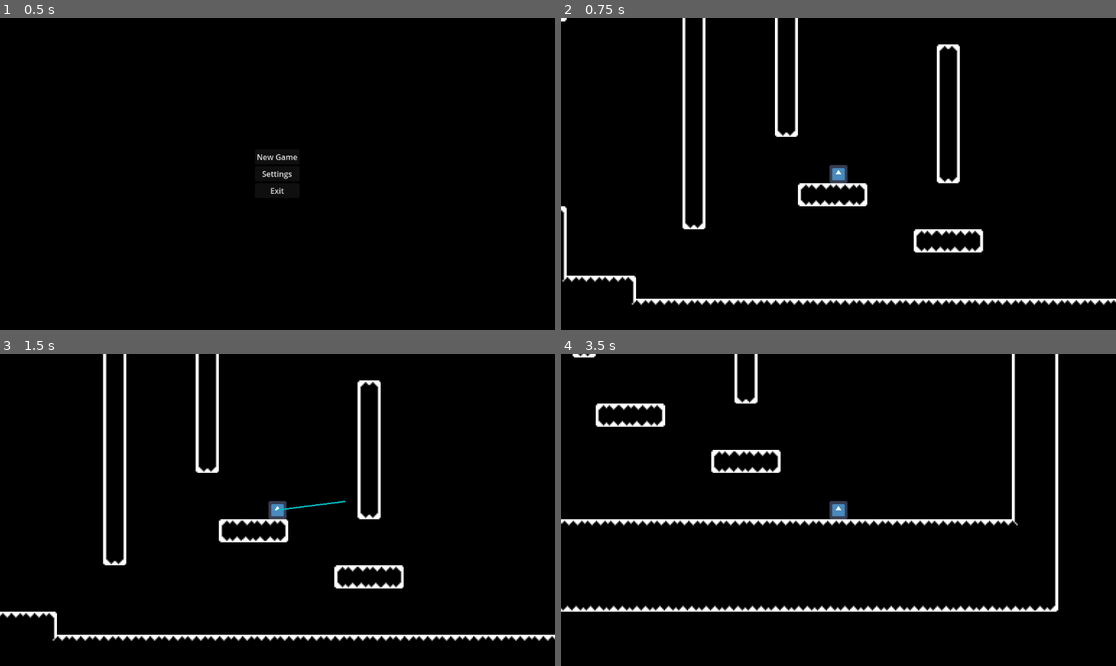
Above: before the commit, frames 1-4 (two rows, left to right).
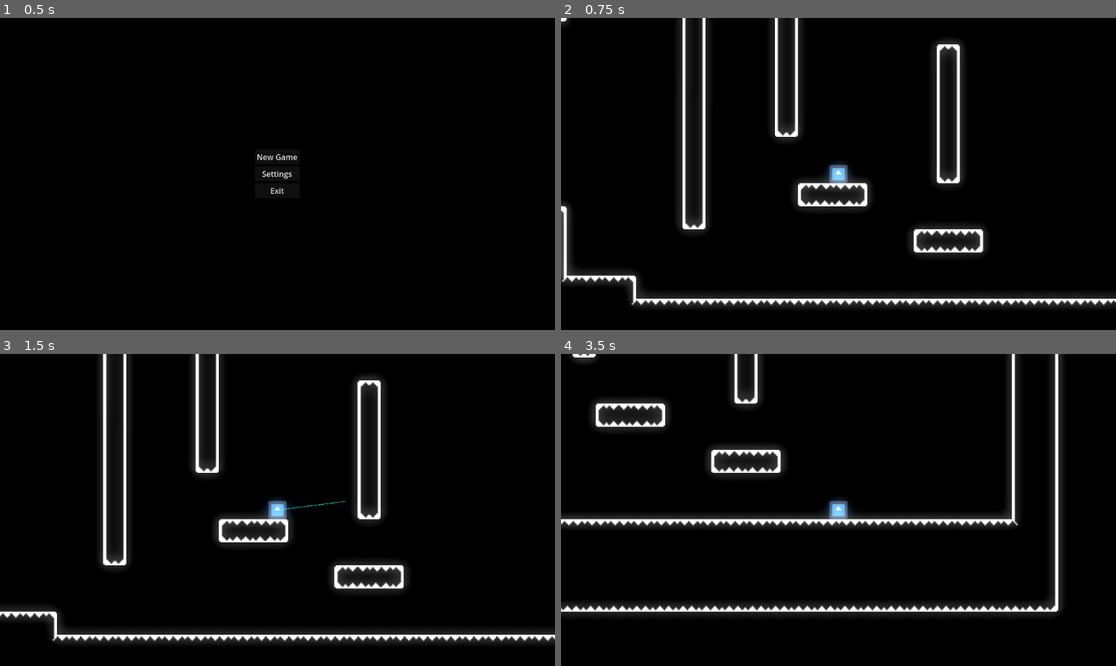
Above: after the commit, the same moments.

Repository: humangrass/cybergirl
Game: Godot game, scene res://scenes/interfaces/main_menu/main_menu.tscn
Two runs of this game, one before a commit and one after it. Both use one fixed random seed, a clock stepped at 60 frames per second and the inputs below. The engine's default icon, where the game draws it, is replaced by a stand-in: a white triangle on a blue panel in a dark square.
Inputs (mouse positions are in pixels of both pictures, inside the frame that each line leads up to):
- Up to frame 1 (0.5 s): no input
- Up to frame 2 (0.75 s): click "New Game" at 0.5 s
- Up to frame 3 (1.5 s): tap Enter at 1.25 s; move the mouse to (399, 494) at 1.27 s; press the mouse at (399, 494) at 1.28 s; hold Right (ui_right) from 1.28 s (still down)
- Up to frame 4 (3.5 s): move the mouse to (727, 525) at 2.02 s; release Right (ui_right) at 2.03 s; release the mouse at (727, 525) at 2.03 s; hold Down (ui_down) 2.03-2.78 s; click (727, 525) at 2.1 s; tap Space at 2.75 s; move the mouse to (894, 441) at 2.77 s; hold Right (ui_right) from 2.78 s (still down); hold E (next_scene) from 2.78 s (still down); click (894, 441) at 3.05 s

Frame 1 is identical in both runs. In frame 2, 9.5% of the frame differs, in the area x 0-100%, y 0-93%; in frame 3, 9.0%; in frame 4, 9.1%.

Commit message:
laser beam - добавил частицы и улучшил появление

Diff:
--- a/characters/common/attack/laser/laser_beam.gd
+++ b/characters/common/attack/laser/laser_beam.gd
@@ -1,5 +1,7 @@
 extends RayCast2D
 
+@export var max_line_width : float = 20
+@export var min_line_width : float = 3
 @export var max_length : float = 4000
 @export var animation_duration : float = 0.5
 @export var slowdown_factor : float = 4
@@ -8,23 +10,29 @@
 @onready var line : Line2D = $Line2D
 @onready var end : Marker2D = $Marker2D
 
+@onready var collision_particles = $CollisionParticles
+@onready var is_emmiting : bool = false
 var animation_timer : float
 var current_length : float
-
 
 func _ready():
 	line.hide()
 	line.points = [10, 100]
+	line.width = min_line_width
+	collision_particles.emitting = false
 
 func _process(delta: float) -> void:
-	handle_action()
+	handle_action(delta)
+	is_emmiting = is_colliding() and line.visible
+
 	if line.visible:
 		animation_timer += delta
 		var progress : float = animation_timer / animation_duration
 		if progress > 1:
 			progress = 1
 
-		var target : Vector2 = get_local_mouse_position().normalized() * current_length
+		var mouse_normal = get_local_mouse_position().normalized()
+		var target : Vector2 = mouse_normal * current_length
 		var cast_point : Vector2 = ray.target_position.lerp(target, delta * slowdown_factor)
 		ray.target_position = cast_point
 
@@ -35,13 +43,22 @@
 			current_length = lerp(0.0, max_length, progress)
 		line.points[1] = cast_point
 
+		collision_particles.process_material.direction = -Vector3(mouse_normal[0], mouse_normal[1], 0)
+		collision_particles.position = cast_point
+	collision_particles.emitting = is_emmiting
 
-func handle_action():
+
+func handle_action(delta):
 	if Input.is_action_pressed("mouse_left"):
 		if not line.visible:
 			animation_timer = 0.0
 			ray.target_position = get_local_mouse_position().normalized()
 			line.show()
+		if line.width < max_line_width:
+			line.width += delta * 10
 	else:
-		if line.visible:
-			line.hide()
+		if line.width >= min_line_width:
+			line.width -= 1
+		else:
+			if line.visible:
+				line.hide()
--- a/characters/common/attack/laser/laser_beam.tscn
+++ b/characters/common/attack/laser/laser_beam.tscn
@@ -1,12 +1,65 @@
-[gd_scene load_steps=2 format=3 uid="uid://df368w8cu4tp2"]
+[gd_scene load_steps=6 format=3 uid="uid://df368w8cu4tp2"]
 
 [ext_resource type="Script" path="res://characters/common/attack/laser/laser_beam.gd" id="1_5lg04"]
+[ext_resource type="Texture2D" uid="uid://b0vnm76axpyvb" path="res://assets/glowing_circle.png" id="2_s6wn0"]
+
+[sub_resource type="ParticleProcessMaterial" id="ParticleProcessMaterial_oe8gl"]
+resource_local_to_scene = true
+particle_flag_disable_z = true
+emission_shape_scale = Vector3(0, 0, 0)
+emission_shape = 1
+emission_sphere_radius = 1.0
+spread = 21.449
+initial_velocity_min = 1000.0
+initial_velocity_max = 1000.0
+gravity = Vector3(0, 0, 0)
+
+[sub_resource type="ParticleProcessMaterial" id="ParticleProcessMaterial_a3qhv"]
+resource_local_to_scene = true
+particle_flag_disable_z = true
+emission_shape_scale = Vector3(0, 0, 0)
+emission_shape = 1
+emission_sphere_radius = 1.0
+spread = 71.916
+initial_velocity_min = 1000.0
+initial_velocity_max = 1000.0
+gravity = Vector3(0, 0, 0)
+
+[sub_resource type="Environment" id="Environment_jqo5d"]
+background_mode = 3
+glow_enabled = true
+glow_bloom = 1.0
+glow_blend_mode = 0
 
 [node name="LaserBeam" type="RayCast2D"]
 target_position = Vector2(100, 0)
 script = ExtResource("1_5lg04")
 
 [node name="Line2D" type="Line2D" parent="."]
-default_color = Color(0, 0.72549, 0.756863, 1)
+points = PackedVector2Array(0, 0, 100, 0)
+default_color = Color(0, 0.8, 0.8, 1)
 
 [node name="Marker2D" type="Marker2D" parent="."]
+
+[node name="CastingParticles" type="GPUParticles2D" parent="."]
+visible = false
+light_mask = 0
+process_material = SubResource("ParticleProcessMaterial_oe8gl")
+texture = ExtResource("2_s6wn0")
+lifetime = 0.5
+randomness = 0.13
+collision_base_size = 0.0
+local_coords = true
+
+[node name="CollisionParticles" type="GPUParticles2D" parent="."]
+light_mask = 0
+scale = Vector2(0.99793, 0.603936)
+process_material = SubResource("ParticleProcessMaterial_a3qhv")
+texture = ExtResource("2_s6wn0")
+lifetime = 0.2
+speed_scale = 1.55
+collision_base_size = 0.0
+local_coords = true
+
+[node name="WorldEnvironment" type="WorldEnvironment" parent="."]
+environment = SubResource("Environment_jqo5d")
--- a/characters/templates/dynamic/resouce/CommonDynamicHeroStats.tres
+++ b/characters/templates/dynamic/resouce/CommonDynamicHeroStats.tres
@@ -14,7 +14,7 @@
 air_resistance = 200.0
 air_acceleration = 400.0
 jump_velocity = -300.0
-max_jumps = 3
+max_jumps = 4
 second_jump_scale = 0.8
 is_wall_jump_enabled = true
 max_hp = 20.0
--- a/project.godot
+++ b/project.godot
@@ -19,6 +19,17 @@
 
 SceneSwitcher="*res://scripts/scene_switcher.gd"
 Transition="*res://scenes/common/transition/transition.tscn"
+
+[file_customization]
+
+folder_colors={
+"res://assets/": "yellow",
+"res://characters/": "pink",
+"res://common/": "green",
+"res://models/": "red",
+"res://scenes/": "teal",
+"res://scripts/": "purple"
+}
 
 [input]
 
Binary file added: assets/glowing_circle.png
Not shown, added: assets/glowing_circle.png.import
